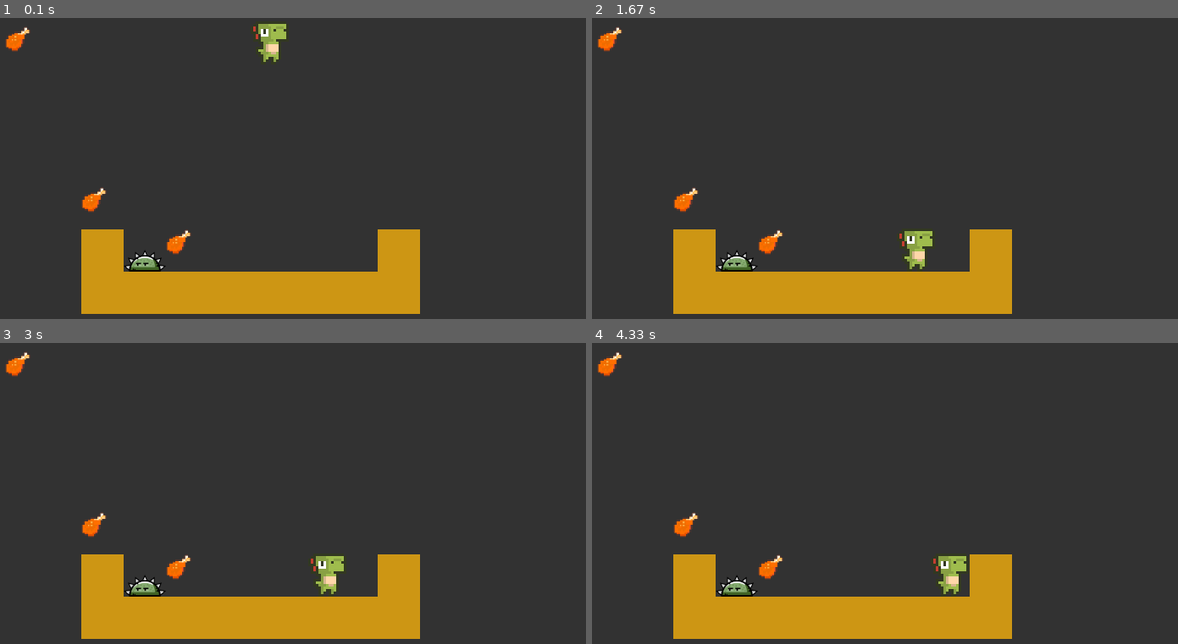
Above: before the commit, frames 1-4 (two rows, left to right).
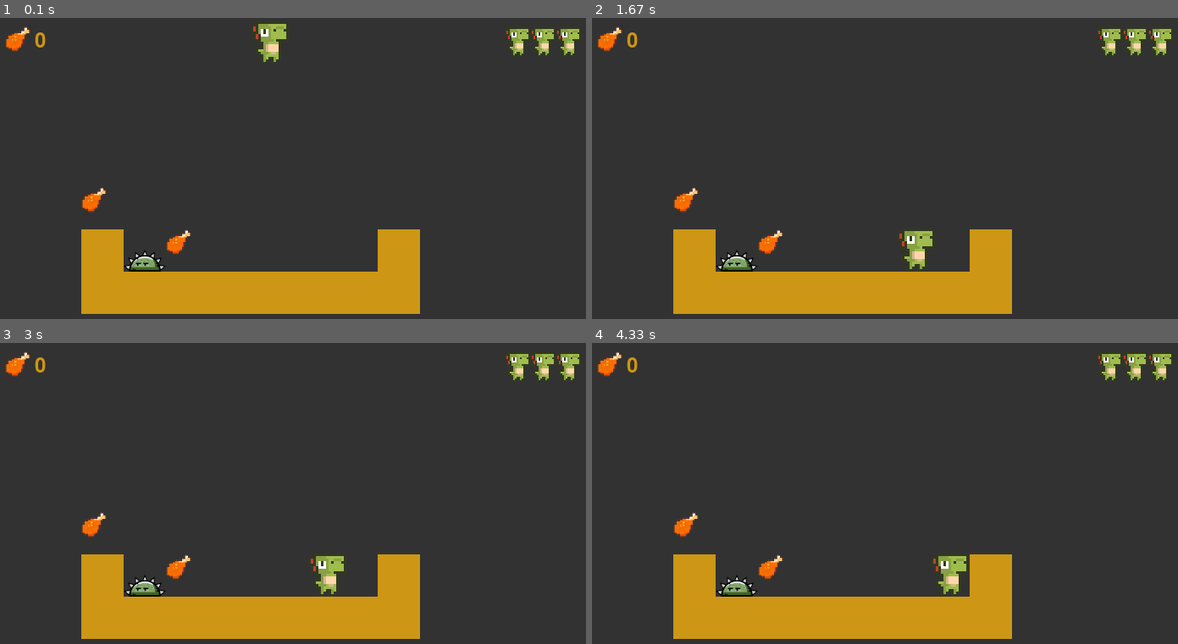
Above: after the commit, the same moments.

Repository: janebro/pygame-platformer
Game: pygame game, started from platformer.py
Two runs of this game, one before a commit and one after it. Both use one fixed random seed, a clock stepped at 60 frames per second and the inputs below.
Inputs:
- Up to frame 1 (0.1 s): no input
- Up to frame 2 (1.67 s): hold Right 0.33-0.8 s; hold Right 0.83-1.3 s; hold Left from 1.33 s (still down)
- Up to frame 3 (3 s): release Left at 1.87 s; hold Left 1.9-2.3 s; hold Right 2.33-2.97 s
- Up to frame 4 (4.33 s): hold Left 3-3.47 s; hold Right 3.5-3.97 s; hold Right from 4 s (still down)

The runs differ from the first frame. In frame 1, 0.6% of the frame differs, in the area x 5-99%, y 3-13%; in frame 2, 0.6%; in frame 3, 0.6%; in frame 4, 0.6%.

Commit message:
HUD for scores and lives

Diff:
--- a/platformer.py
+++ b/platformer.py
@@ -20,6 +20,7 @@
 screen = pygame.display.set_mode(SCREEN_SIZE)
 pygame.display.set_caption('Janebro\'s Platform Game')
 clock = pygame.time.Clock()
+font = pygame.font.Font(pygame.font.get_default_font(), 24)
 
 # player
 player_image = pygame.image.load('assets/vita/vita_00.png')
@@ -56,6 +57,8 @@
 ]
 
 lives = 3
+lives_image = pygame.image.load('assets/vita/vita_00.png')
+lives_image = pygame.transform.scale(lives_image, (player_image.get_width() - 15, player_image.get_height() - 15))
 
 # ---
 # BGM
@@ -189,7 +192,17 @@
   screen.blit(player_image, (player_x, player_y))
 
   # HUD
-  screen.blit(chicken_leg, (10 ,10))
+
+  # score
+  screen.blit(chicken_leg, (10, 10))
+  score_text = font.render(str(score), True, MUSTARD, DARK_GREY)
+  score_text_rect = score_text.get_rect()
+  score_text_rect.topleft = (45, 15)
+  screen.blit(score_text, score_text_rect)
+
+  # lives
+  for l in range(lives):
+    screen.blit(lives_image, (600 + (l*30), 10))
 
   #present screen
   pygame.display.flip()
